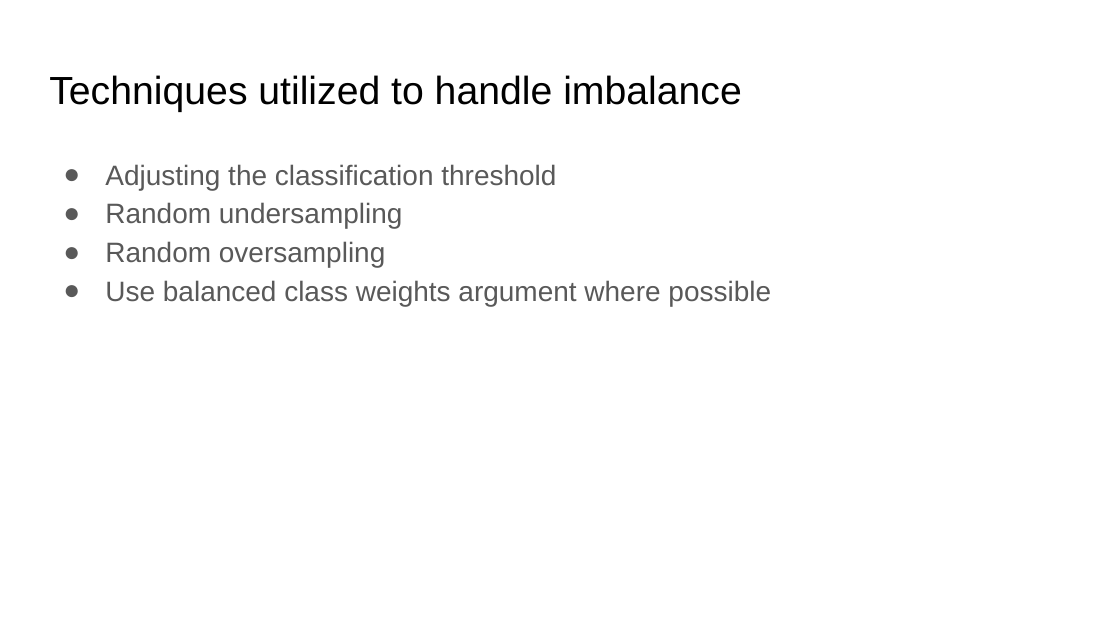
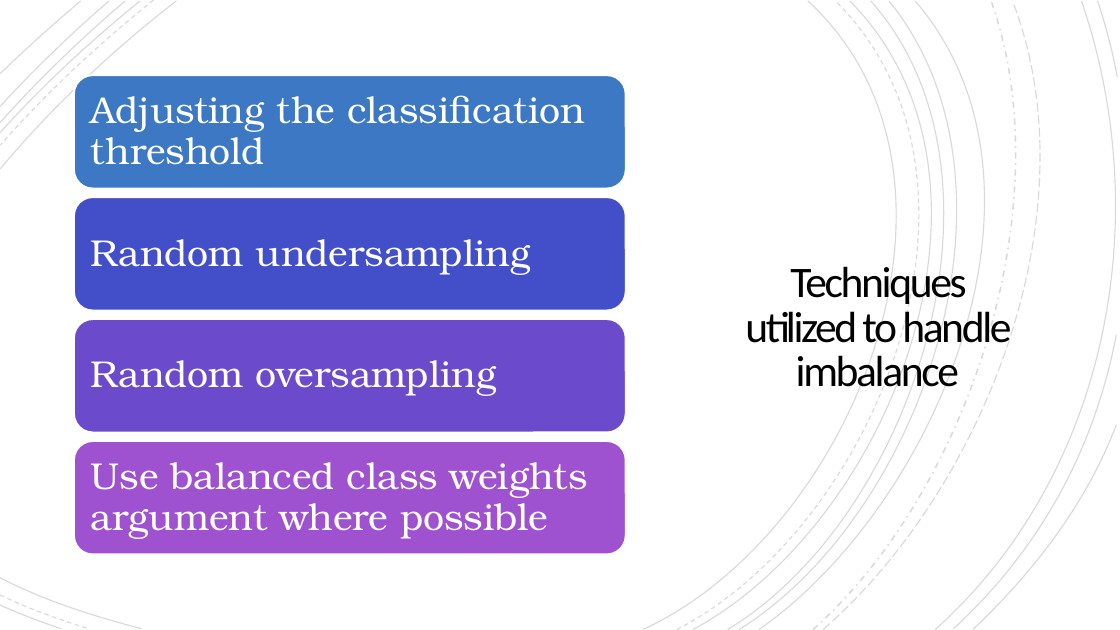
Before and after one commit to mathisme/ThinkfulSLCap, a slide deck: slide 8 of Capstone2.pptx. Drawn at 1120x630 pixels with LibreOffice and Linux fonts; fonts in the diff are those of the drawing. Boxes give left, top, right and bottom in pixels: in the first picture for what was removed or moved away, otherwise in the second. Text is boxed around its words. In the diff, an @@ line names an element or a change of style, - is before the commit and + after.

```diff
--- a/Capstone2.pptx
+++ b/Capstone2.pptx
@@ rectangle added at bbox=[0, 0, 1120, 629], fill #FFFFFF @@
@@ group added at bbox=[0, 0, 1118, 629]: 21 freeform shapes @@
@@ text removed at bbox=[105, 164, 771, 306] @@
-● Adjusting the classification threshold
-● Random undersampling
-● Random oversampling
-● Use balanced class weights argument where possible
@@ title "Techniques utilized to handle imbalance": place and size @@
-title "Techniques utilized to handle imbalance" at bbox=[49, 75, 742, 112]
+title "Techniques utilized to handle imbalance" at bbox=[745, 266, 1011, 387]
@@ title "Techniques utilized to handle imbalance" at bbox=[745, 266, 1011, 387]: size 25.2 to 28 pt, font Arial to Calibri, letter spacing 0 to -1.5 pt; alignment left to centre; line spacing 1 to 0.85; vertical alignment top to middle @@
@@ group added at bbox=[0, 0, 1120, 629]: 21 freeform shapes @@
@@ group added at bbox=[74, 75, 626, 554]: 4 rounded rectangles, 4 texts @@
+Adjusting the classification threshold
+Random undersampling
+Random oversampling
+Use balanced class weights argument where possible
```
Also in this commit, not shown: 18 other slides changed.
